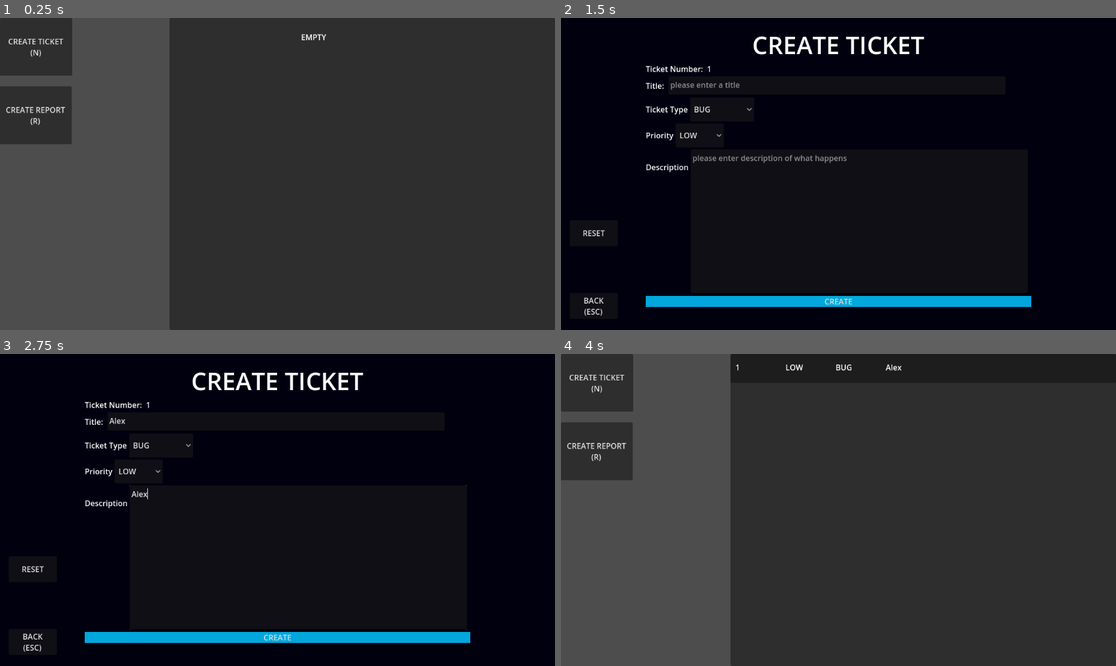
Above: before the commit, frames 1-4 (two rows, left to right).
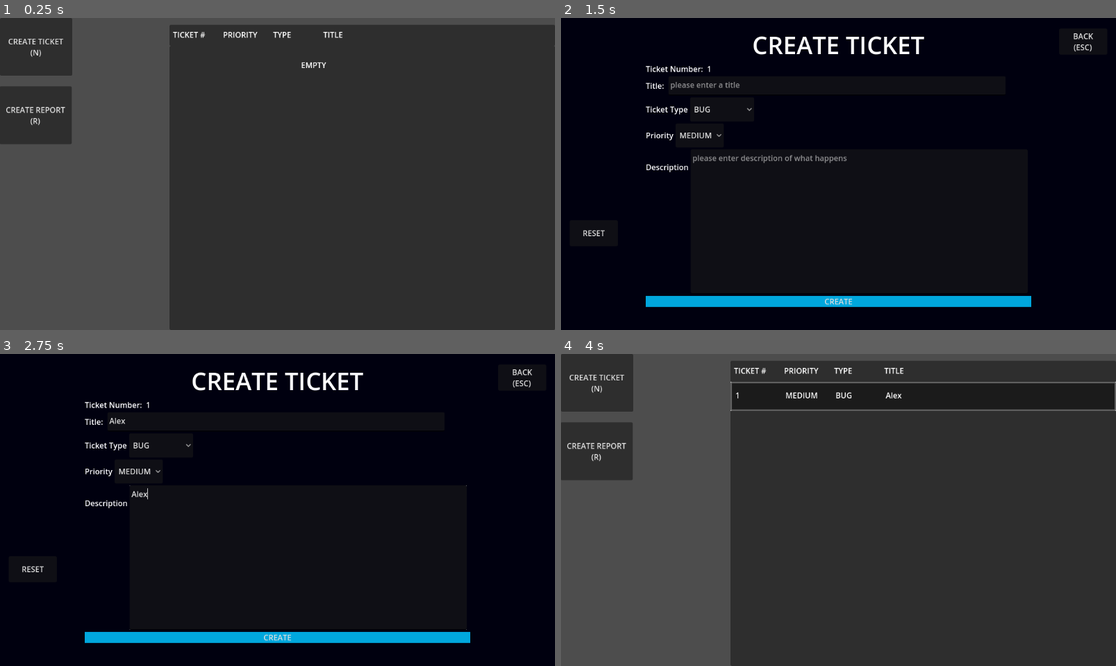
Above: after the commit, the same moments.

Repository: mathew-tran/report-template
Game: Godot game, scene res://main.tscn
The game is run twice, just before and just after one commit, with the same random seed, the same clock (stepped at 60 frames per second) and the same inputs.
Inputs (mouse positions are in pixels of both pictures, inside the frame that each line leads up to):
- Up to frame 1 (0.25 s): no input
- Up to frame 2 (1.5 s): click "CREATE REPORT (R)" at 0.5 s; click "CREATE TICKET (N)" at 1.25 s
- Up to frame 3 (2.75 s): click (277, 422) at 2.02 s; type "Alex" at 2.1 s; click (299, 556) at 2.25 s; type "Alex" at 2.33 s
- Up to frame 4 (4 s): click "LOW" (after the commit: "MEDIUM") at 2.75 s; click "CREATE" at 3.5 s

The runs differ from the first frame. In frame 1, 1.7% of the frame differs, in the area x 30-100%, y 0-17%; in frame 2, 0.3%; in frame 3, 0.3%; in frame 4, 2.6%, in the area x 30-100%, y 0-19%.

Commit message:
update bug report

Diff:
--- a/Prefabs/BugEditPanel.tscn
+++ b/Prefabs/BugEditPanel.tscn
@@ -106,7 +106,7 @@
 custom_minimum_size = Vector2(100, 40)
 layout_mode = 2
 focus_next = NodePath("../../HBoxContainer4/DescriptionText")
-selected = 0
+selected = 1
 item_count = 3
 popup/item_0/text = "LOW"
 popup/item_0/id = 0
@@ -150,10 +150,10 @@
 anchor_top = 1.0
 anchor_right = 0.5
 anchor_bottom = 1.0
-offset_left = -558.0
-offset_top = -73.0
-offset_right = -458.0
-offset_bottom = -23.0
+offset_left = 458.0
+offset_top = -626.0
+offset_right = 558.0
+offset_bottom = -572.0
 grow_horizontal = 2
 grow_vertical = 0
 text = "BACK
@@ -183,10 +183,10 @@
 anchor_top = 1.0
 anchor_right = 0.5
 anchor_bottom = 1.0
-offset_left = 439.0
-offset_top = -350.0
-offset_right = 539.0
-offset_bottom = -296.0
+offset_left = -558.0
+offset_top = -166.0
+offset_right = -458.0
+offset_bottom = -112.0
 grow_horizontal = 2
 grow_vertical = 0
 text = "DELETE"
--- a/Prefabs/BugPreview.tscn
+++ b/Prefabs/BugPreview.tscn
@@ -1,6 +1,13 @@
-[gd_scene load_steps=2 format=3 uid="uid://cgj1e8kvo3og6"]
+[gd_scene load_steps=3 format=3 uid="uid://cgj1e8kvo3og6"]
 
 [ext_resource type="Script" uid="uid://thhdfioal5rm" path="res://Scripts/BugPreview.gd" id="1_jbxc6"]
+
+[sub_resource type="StyleBoxFlat" id="StyleBoxFlat_jbxc6"]
+bg_color = Color(0.114897, 0.114897, 0.114897, 1)
+border_width_left = 3
+border_width_top = 3
+border_width_right = 3
+border_width_bottom = 3
 
 [node name="BugPreview" type="Panel" node_paths=PackedStringArray("BugNumber", "BugPriority", "Type", "BugTitle")]
 custom_minimum_size = Vector2(800, 60)
@@ -9,6 +16,7 @@
 offset_right = -352.0
 offset_bottom = 60.0
 grow_horizontal = 2
+theme_override_styles/panel = SubResource("StyleBoxFlat_jbxc6")
 script = ExtResource("1_jbxc6")
 BugNumber = NodePath("HBoxContainer/BugNumber")
 BugPriority = NodePath("HBoxContainer/Priority")
@@ -27,8 +35,9 @@
 layout_mode = 0
 offset_left = 10.0
 offset_top = -22.0
-offset_right = 796.0
+offset_right = 810.0
 offset_bottom = 78.0
+pivot_offset = Vector2(400, 50)
 mouse_filter = 2
 
 [node name="BugNumber" type="Label" parent="HBoxContainer"]
--- a/Prefabs/BugsOverview.tscn
+++ b/Prefabs/BugsOverview.tscn
@@ -8,6 +8,7 @@
 anchor_right = 1.0
 anchor_bottom = 1.0
 offset_left = 352.0
+offset_top = 58.0
 grow_horizontal = 2
 grow_vertical = 2
 script = ExtResource("1_4mjw7")
@@ -28,3 +29,36 @@
 text = "EMPTY"
 horizontal_alignment = 1
 vertical_alignment = 1
+
+[node name="Panel" type="Panel" parent="."]
+layout_mode = 1
+anchors_preset = 10
+anchor_right = 1.0
+offset_top = -44.0
+grow_horizontal = 2
+
+[node name="HBoxContainer" type="HBoxContainer" parent="Panel"]
+layout_mode = 0
+offset_left = 7.0
+offset_top = 1.0
+offset_right = 799.0
+offset_bottom = 41.0
+
+[node name="Label" type="Label" parent="Panel/HBoxContainer"]
+custom_minimum_size = Vector2(100, 0)
+layout_mode = 2
+text = "TICKET #"
+
+[node name="Label2" type="Label" parent="Panel/HBoxContainer"]
+custom_minimum_size = Vector2(100, 0)
+layout_mode = 2
+text = "PRIORITY"
+
+[node name="Label3" type="Label" parent="Panel/HBoxContainer"]
+custom_minimum_size = Vector2(100, 0)
+layout_mode = 2
+text = "TYPE"
+
+[node name="Label4" type="Label" parent="Panel/HBoxContainer"]
+layout_mode = 2
+text = "TITLE"
--- a/Scripts/Autoload/Helper.gd
+++ b/Scripts/Autoload/Helper.gd
@@ -18,12 +18,23 @@
 func GetTicketTypeString(index):
 	return TICKET_TYPE.keys()[index]
 
+func GetTicketTypeHTMLString(index):
+	var str =  GetPriorityString(index)
+	match index:
+		Helper.PRIORITY.HIGH:
+			str += "🔴"
+		Helper.PRIORITY.MEDIUM:
+			str += "🟠"
+		Helper.PRIORITY.LOW:
+			str += "🟢"
+	return str
+
 func GetPriorityHTMLString(tag, index):
 	var prio = ""
-	return "<{tag} class ='{prio}'> {str} </{tag}>".format({
+	return "<{tag} class ='{prio}'> [{str}] </{tag}>".format({
 		"tag" : tag,
 		"prio" : GetPriorityString(index),
-		"str" : GetPriorityString(index)
+		"str" : GetTicketTypeHTMLString(index)
 	})
 
 func GetEmoticonFromType(type):
@@ -37,18 +48,32 @@
 
 func PrettyPrintBugData(bugData, bugNumber = 1, bugMax = 1):
 	var str = ""
-	str += "<table border='1' cellpadding='5' cellspacing='0'>"
-	str += "<tr><td><h4>Ticket #:</b> " + str(bugNumber) + "/" + str(bugMax) + "</td></tr>"
-	str += "<tr><td><b>Type:</b> " + GetTicketTypeString(bugData["Type"]) + GetEmoticonFromType(bugData["Type"]) + "</td></tr>"
-	str += "<tr><td><b>Priority:</b> " + GetPriorityHTMLString("span", bugData["Priority"]) + "</td></tr>"
-	str += "<tr><td><b>Title:</b> " + bugData["Title"] + "</td></tr>"
-
 	var bugDesc = ""
 	for desc in bugData["Desc"].split("\n"):
-		bugDesc += "<p>" + desc + "</p>"
+		bugDesc += desc.strip_edges() + "<br>"
+	bugDesc = bugDesc.strip_edges()
+	bugDesc = bugDesc.rstrip("<br>")
+	str += "<table border='1' cellpadding='2' cellspacing='0' style='margin-bottom:4px;'>"
+	str += "<tr><td><b>" + str(bugNumber) + "/" + str(bugMax) + "</b> " + GetEmoticonFromType(bugData["Type"])
+	str += GetPriorityHTMLString("b", bugData["Priority"]) + " " + bugData["Title"] + "</td></tr>"
 	str += "<tr><td><b>Description:</b> <br>" + bugDesc + "</td></tr>"
 	str += "</table>"
 	return str
+
+#func PrettyPrintBugData(bugData, bugNumber = 1, bugMax = 1):
+	#var str = ""
+	#str += "<table border='1' cellpadding='5' cellspacing='0'>"
+	#str += "<tr><td><h4>Ticket #:</b> " + str(bugNumber) + "/" + str(bugMax) + "</td></tr>"
+	#str += "<tr><td><b>Type:</b> " + GetTicketTypeString(bugData["Type"]) + GetEmoticonFromType(bugData["Type"]) + "</td></tr>"
+	#str += "<tr><td><b>Priority:</b> " + GetPriorityHTMLString("span", bugData["Priority"]) + "</td></tr>"
+	#str += "<tr><td><b>Title:</b> " + bugData["Title"] + "</td></tr>"
+	#
+	#var bugDesc = ""
+	#for desc in bugData["Desc"].split("\n"):
+		#bugDesc += "<p>" + desc + "</p>"
+	#str += "<tr><td><b>Description:</b> <br>" + bugDesc + "</td></tr>"
+	#str += "</table>"
+	#return str
 
 func PrettyPrintFeedbackData(bugData, bugNumber = 1, bugMax = 1):
 	var str = ""
--- a/Scripts/BugEditPanel.gd
+++ b/Scripts/BugEditPanel.gd
@@ -73,7 +73,7 @@
 
 func Reset():
 	TicketChoice.select(0)
-	PriorityChoice.select(0)
+	PriorityChoice.select(1)
 	TitleText.text = ""
 	DescriptionText.text = ""
 	ErrorText.text = ""
--- a/Scripts/BugPreview.gd
+++ b/Scripts/BugPreview.gd
@@ -25,6 +25,9 @@
 	BugNumberRef = bugData["BugNumber"]
 	if bugData["Deleted"]:
 		visible = false
+	var tween = get_tree().create_tween()
+	$HBoxContainer.scale = Vector2.ZERO
+	tween.tween_property($HBoxContainer, "scale", Vector2.ONE, .4)
 
 
 func _on_button_button_up() -> void:
--- a/Scripts/MainControl.gd
+++ b/Scripts/MainControl.gd
@@ -14,13 +14,32 @@
 	var tickets = Finder.GetBugsOverview().GetTicketsOfType(type)
 	if tickets.size() == 0:
 		return ""
-	var ticketString = "<h3>{emoticon}{title} ({amount}):</h3><br>".format({
+	var ticketString = "<div class ='section {title}'><h3>{emoticon}{title} ({amount})</h3>".format({
 		"emoticon" : Helper.GetEmoticonFromType(type),
 		"title" : title,
 		"amount" : str(tickets.size())
 	})
+	var highs = 0
+	var lows = 0
+	var meds = 0
+
+	for ticket in tickets:
+		if ticket["Priority"] == Helper.PRIORITY.HIGH:
+			highs += 1
+		elif ticket["Priority"] == Helper.PRIORITY.MEDIUM:
+			meds += 1
+		elif ticket["Priority"] == Helper.PRIORITY.LOW:
+			lows += 1
 	var index = 1
 	var size = tickets.size()
+
+	if type == Helper.TICKET_TYPE.BUG:
+		var str = " "
+		str += str(highs) + Helper.GetPriorityHTMLString("b", Helper.PRIORITY.HIGH) + "| "
+		str += str(meds) + Helper.GetPriorityHTMLString("b", Helper.PRIORITY.MEDIUM) + "| "
+		str += str(lows) + Helper.GetPriorityHTMLString("b", Helper.PRIORITY.LOW)
+		str += "<br>"
+		ticketString += str
 	for ticket in tickets:
 		var str = ""
 		if type == Helper.TICKET_TYPE.BUG:
@@ -30,42 +49,76 @@
 			str += Helper.PrettyPrintFeedbackData(ticket, index, size)
 			ticketString += str
 		index += 1
+	ticketString += "</div>"
 	return ticketString
 
 func CreateReport():
 	var tickets = str(Finder.GetBugsOverview().GetTicketAmount())
-	var bugString = CreateSection(Helper.TICKET_TYPE.BUG, "BUGS")
-	var feedbackString = CreateSection(Helper.TICKET_TYPE.FEEDBACK, "FEEDBACK")
-	var suggestionString = CreateSection(Helper.TICKET_TYPE.SUGGESTION, "SUGGESTIONS")
+	var bugString = CreateSection(Helper.TICKET_TYPE.BUG, "Bugs")
+	var feedbackString = CreateSection(Helper.TICKET_TYPE.FEEDBACK, "Feedback")
+	var suggestionString = CreateSection(Helper.TICKET_TYPE.SUGGESTION, "Suggestions")
 
 	var file = FileAccess.open("user://example.html", FileAccess.WRITE)
 	if file:
 		var html = "
-		<style>
-	.HIGH { color: red; }
-	.MEDIUM { color: orange; }
-	.LOW { color: green; }
-	table {
-	  border-collapse: collapse;
-	  width: 100%;
-	  margin-bottom: 1em;
-	}
-	td {
-	  border: 1px solid #ccc;
-	  padding: 8px;
-	  vertical-align: top;
-	}
-	tr:nth-child(even) {
-	  background-color: #f9f9f9;
-	}
-	</style>
+<style>
+  body {
+	background-color: #1e1e1e;
+	color: #ffffff;
+	font-family: sans-serif;
+  }
+
+  .HIGH { color: #ff5c5c; }     /* red tone */
+  .MEDIUM { color: #ffa500; }   /* orange tone */
+  .LOW { color: #90ee90; }      /* light green */
+
+/* Container for each section */
+.section {
+  padding: 12px 20px;
+  margin-bottom: 20px;
+  border-radius: 6px;
+}
+
+/* Different backgrounds per section */
+.bugs {
+  background-color: #2f2f3f;  /* dark blue-gray */
+  border: 1px solid #444466;
+}
+
+.feedback {
+  background-color: #2f3f2f;  /* dark green-gray */
+  border: 1px solid #446644;
+}
+
+.suggestions {
+  background-color: #3f2f3f;  /* dark purple-gray */
+  border: 1px solid #664466;
+}
+  table {
+	border-collapse: collapse;
+	width: 100%;
+	margin-bottom: 1em;
+	background-color: #2c2c2c;
+	color: #ffffff;
+  }
+
+  td {
+	border: 1px solid #444;
+	padding: 8px;
+	vertical-align: top;
+  }
+
+  tr:nth-child(even) {
+	background-color: #333333;
+  }
+</style>
 		<html>
 		<head><title>REPORT</title></head>
 		<body>
 			<h2>Definitions</h2>
-			<h3 class='HIGH'>High</h3> <p>- A big issue, such as a crash or stall</p>
-			<h3 class='MEDIUM'>Medium</h3> <p>- Missing assets / images, but does not break the game entirely</p>
-			<h3 class='LOW'>Low</h3> <p>- A minor issue like a grammatical error</p>
+			<p class='HIGH'>{HIGH}</p> <p>- A big issue, such as a crash or stall</p>
+			<p class='MEDIUM'>{MEDIUM}</p> <p>- Missing assets / images, but does not break the game entirely</p>
+			<p class='LOW'>{LOW}</p> <p>- A minor issue like a grammatical error</p>
 			<br><br>
 			{Bugs}
 			{Feedback}
@@ -73,6 +126,9 @@
 		</body>
 		</html>
 		".format({
+			"HIGH" : Helper.GetTicketTypeHTMLString(Helper.PRIORITY.HIGH),
+			"MEDIUM" : Helper.GetTicketTypeHTMLString(Helper.PRIORITY.MEDIUM),
+			"LOW" : Helper.GetTicketTypeHTMLString(Helper.PRIORITY.LOW),
 			"Bugs" : bugString,
 			"Feedback" : feedbackString,
 			"Suggestions" : suggestionString
Binary file added: Art/icon.png
Not shown, added: Art/icon.png.import
Not shown, added: export_presets.cfg
